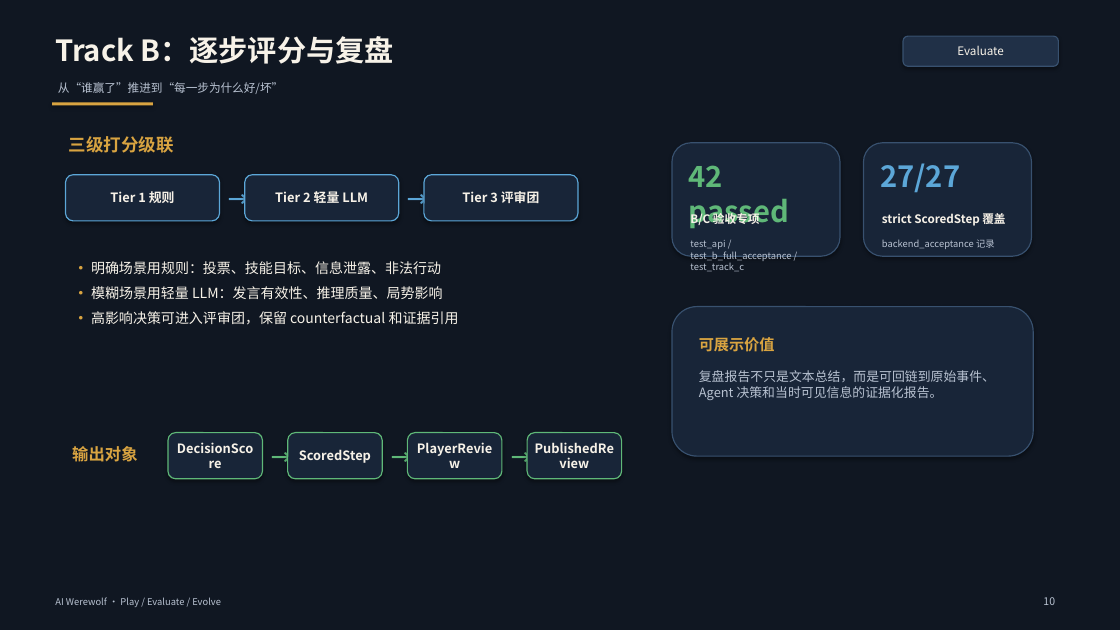
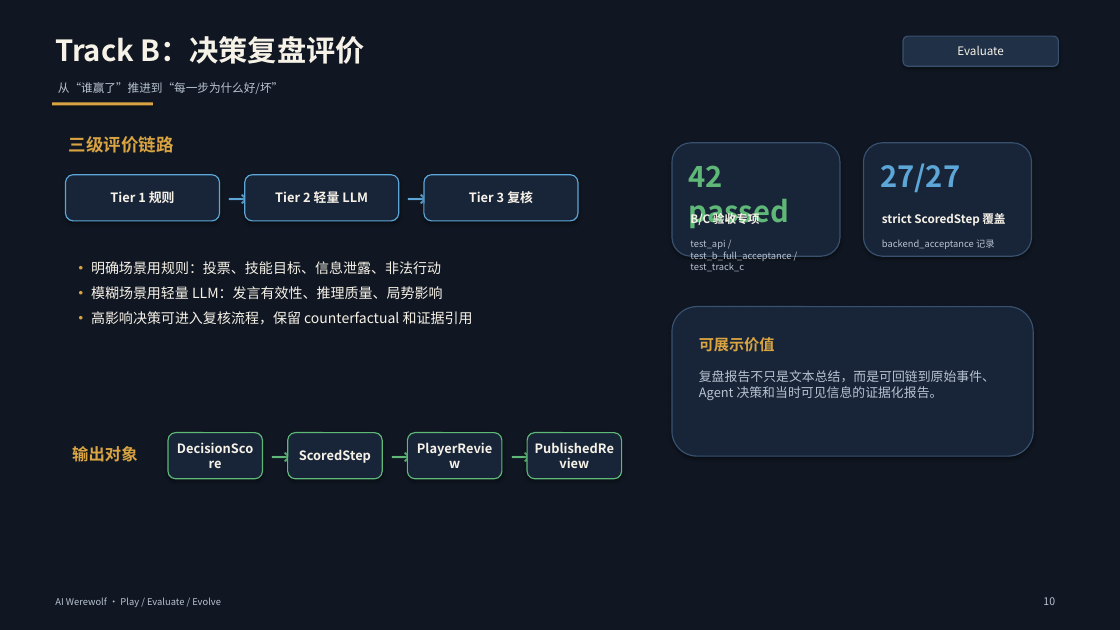
Before and after one commit to wxhfy/AIwerewolf, a slide deck: slide 10 of docs/presentations/AI_Werewolf_Project_Report.pptx. Drawn at 1120x630 pixels with LibreOffice and Linux fonts; fonts in the diff are those of the drawing. Boxes give left, top, right and bottom in pixels: in the first picture for what was removed or moved away, otherwise in the second. Text is boxed around its words. In the diff, an @@ line names an element or a change of style, - is before the commit and + after.

```diff
--- a/docs/presentations/AI_Werewolf_Project_Report.pptx
+++ b/docs/presentations/AI_Werewolf_Project_Report.pptx
@@ text at box(55, 36, 365, 64): text changed @@
-Track B：逐步评分与复盘
+Track B：决策复盘评价
@@ text at box(69, 136, 174, 153): text changed @@
-三级打分级联
+三级评价链路
@@ text in rounded rectangle at box(469, 191, 533, 203): text changed @@
-Tier 3 评审团
+Tier 3 复核
@@ text at box(91, 311, 473, 325): text changed @@
-• 高影响决策可进入评审团，保留 counterfactual 和证据引用
+• 高影响决策可进入复核流程，保留 counterfactual 和证据引用
```
Also in this commit, not shown: 8 other slides changed, 33 other files.
